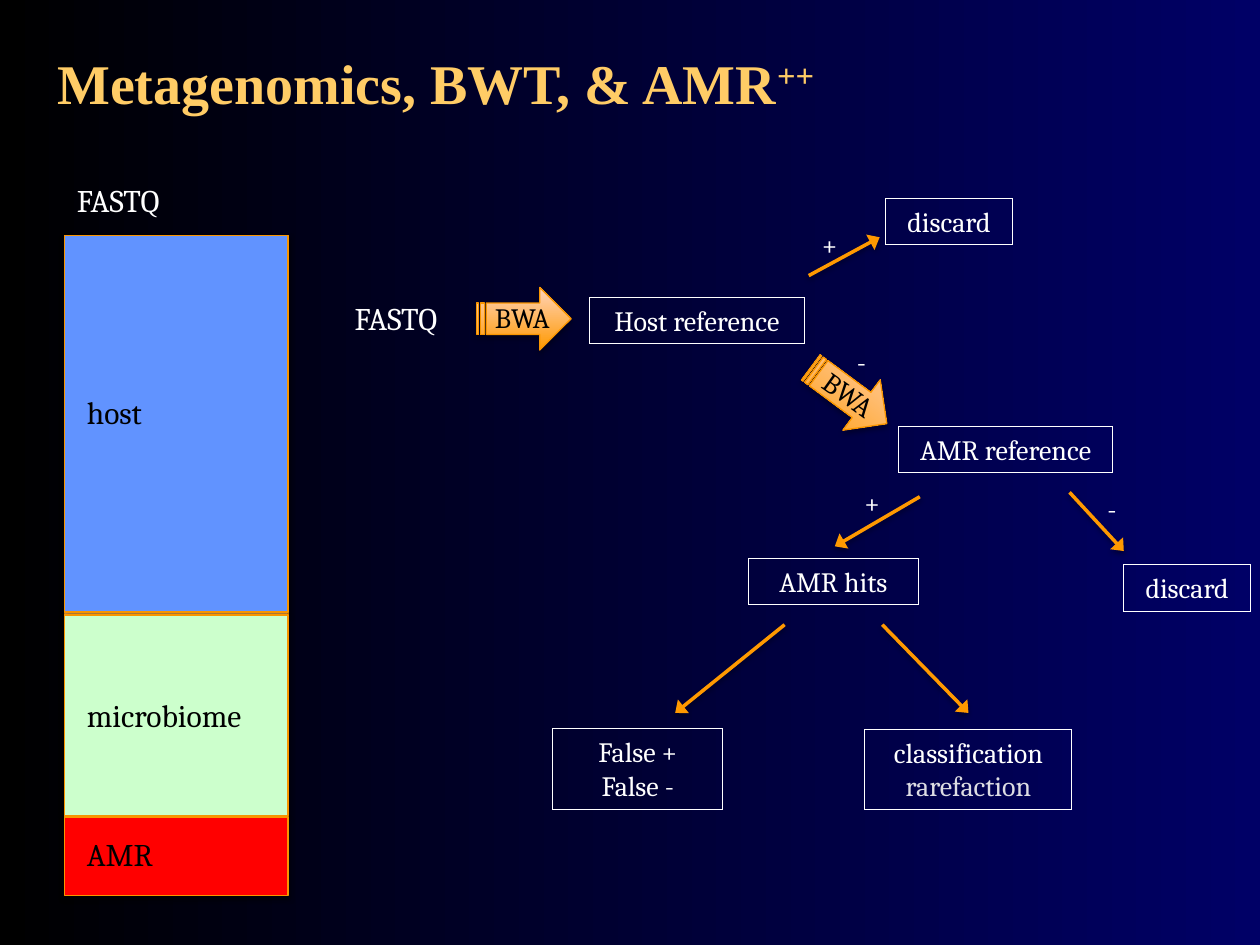
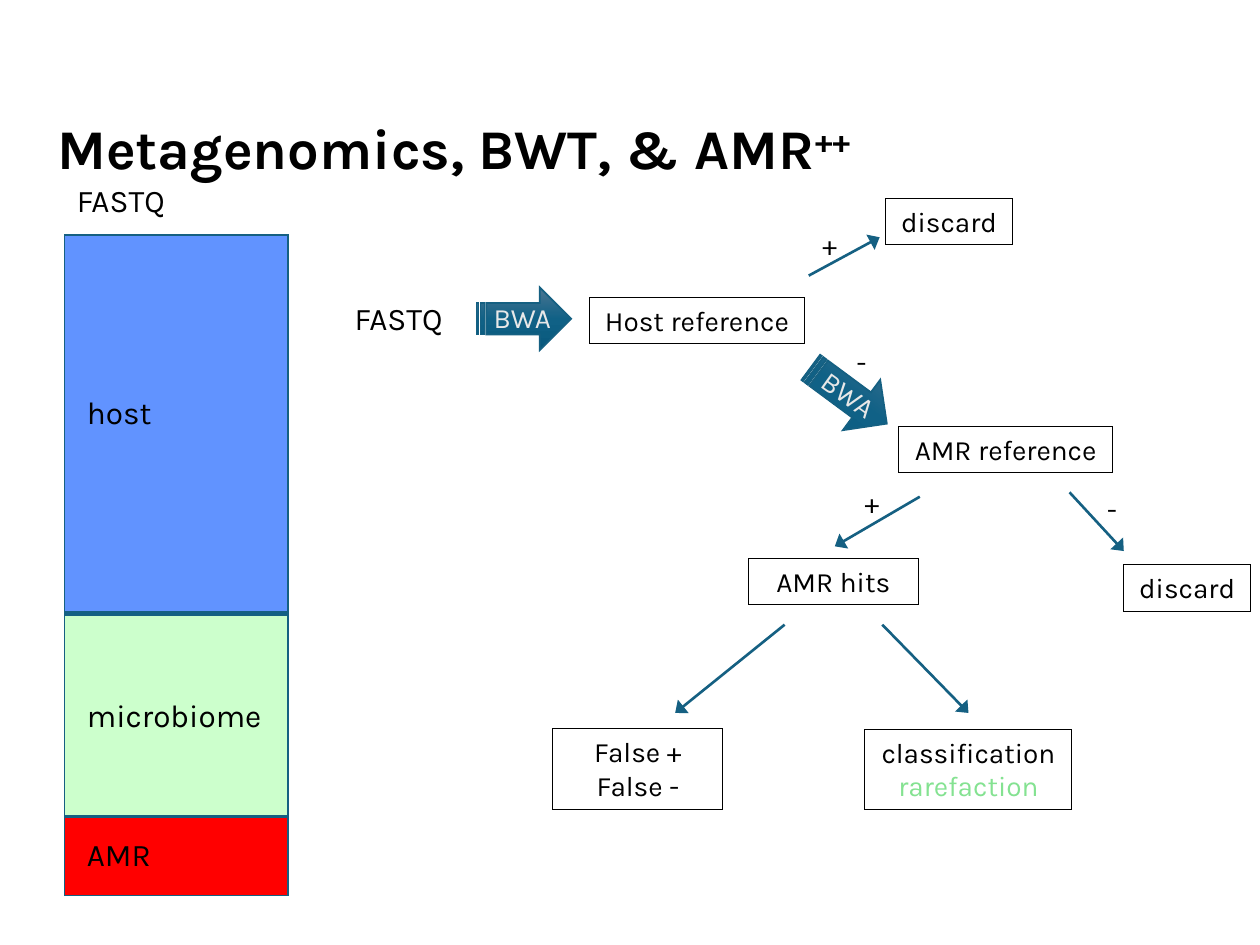
Before and after one commit to agmcarthur/Biochem-3BP3, a slide deck: slide 36 of Lectures/Lecture 7 - Molecular Epidemiology.pptx. Drawn at 1260x945 pixels with LibreOffice and Linux fonts; fonts in the diff are those of the drawing. Boxes give left, top, right and bottom in pixels: in the first picture for what was removed or moved away, otherwise in the second. Text is boxed around its words. In the diff, an @@ line names an element or a change of style, - is before the commit and + after.

```diff
--- a/Lectures/Lecture 7 - Molecular Epidemiology.pptx
+++ b/Lectures/Lecture 7 - Molecular Epidemiology.pptx
@@ background gradient #000000 to #000066 to #FFFFFF @@
@@ title "Metagenomics, BWT, & AMR++" at (57, 129, 814, 183): font Times New Roman to Karla, text colour #FFCC66 to #000000; line spacing 1 to 0.9; vertical alignment middle to bottom @@
@@ arrow (809, 276) - (879, 237): stroke #FF9900 2 pt to #156082 1.5 pt @@
@@ text "BWA" at (494, 310, 551, 328): font Cambria to Karla, text colour #000000 to #E8E8E8 @@
@@ text "BWA" at (785, 339, 912, 448): font Cambria to Karla, text colour #000000 to #E8E8E8 @@
@@ fill gradient #FF9900 to #FFD4BD to gradient #4C7591 to #106287 to #09597D; outline #F99600 0.75 pt to #156082 1 pt; shadow off in 3 elements at (64, 236, 287, 895), (476, 287, 571, 350), (792, 342, 905, 449) @@
@@ font Cambria to Karla, text colour #FFFFFF to #000000 in 6 elements at (77, 192, 165, 218), (355, 310, 443, 336), (769, 222, 891, 268), (811, 480, 934, 527), (1051, 486, 1173, 533), (800, 339, 922, 386) @@
@@ arrow (920, 496) - (835, 547): stroke #FF9900 2 pt to #156082 1.5 pt @@
@@ arrow (1070, 493) - (1124, 551): stroke #FF9900 2 pt to #156082 1.5 pt @@
@@ arrow (785, 625) - (675, 713): stroke #FF9900 2 pt to #156082 1.5 pt @@
@@ arrow (882, 625) - (969, 713): stroke #FF9900 2 pt to #156082 1.5 pt @@
@@ font Cambria to Karla, text colour #FFFFFF to #000000; outline #FFFFFF 0.75 pt to #000000 0.75 pt in 6 elements at (590, 297, 804, 344), (886, 198, 1013, 244), (898, 426, 1113, 472), (1124, 564, 1251, 611), (748, 558, 919, 605), (553, 728, 723, 809) @@
@@ rectangle "classification" at (866, 730, 1072, 810): font Cambria to Karla; text colour #FFFFFF to #000000 in "classification"; text colour #DDDDE3 to #84E291 in "rarefaction"; outline #FFFFFF 0.75 pt to #000000 0.75 pt @@
@@ outline #F99600 0.75 pt to #156082 1 pt; shadow off in 3 elements at (64, 236, 287, 612), (64, 615, 287, 815), (64, 818, 287, 896) @@
@@ font Cambria to Karla in 3 elements at (87, 402, 152, 425), (87, 705, 262, 728), (87, 846, 151, 866) @@
```
Also in this commit, not shown: 37 other slides changed, 13 other files.
